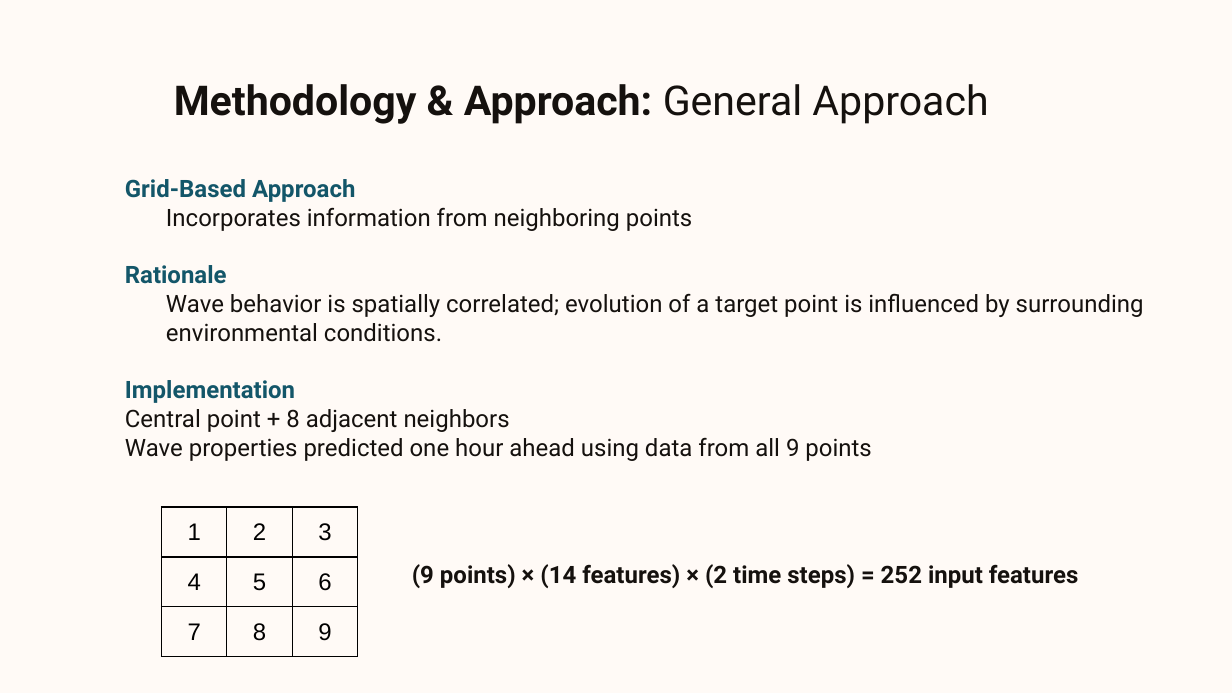
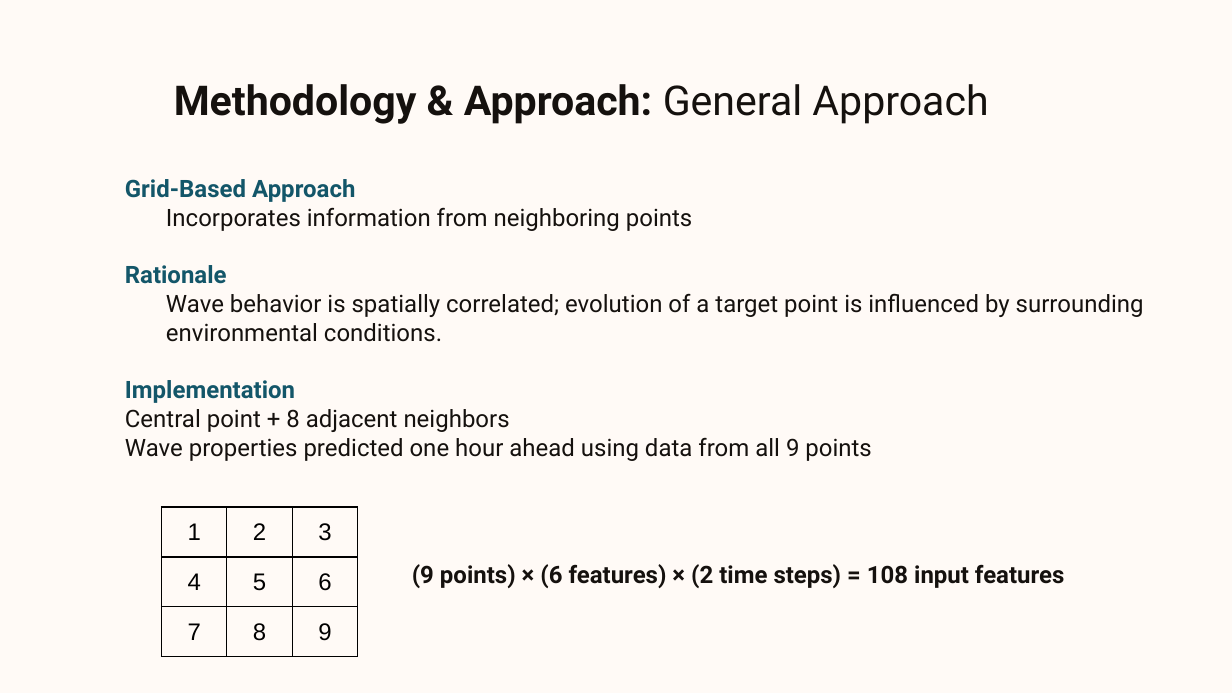
Before and after one commit to BernardoMChagas/Projeto, a slide deck: slide 14 of Wave Properties Forecasting.pptx (slide 15 before the commit). Drawn at 1232x693 pixels with LibreOffice and Linux fonts; fonts in the diff are those of the drawing; background and template pictures are left out. Boxes give left, top, right and bottom in pixels: in the first picture for what was removed or moved away, otherwise in the second. Text is boxed around its words. In the diff, an @@ line names an element or a change of style, - is before the commit and + after.

```diff
--- a/Wave Properties Forecasting.pptx
+++ b/Wave Properties Forecasting.pptx
@@ text at <box>412,564,1064,588</box>: text changed @@
-(9 points) × (14 features) × (2 time steps) = 252 input features
+(9 points) × (6 features) × (2 time steps) = 108 input features
```
Also in this commit, not shown: 18 other slides changed, 3 slides added, 5 slides removed, 7 other files.
